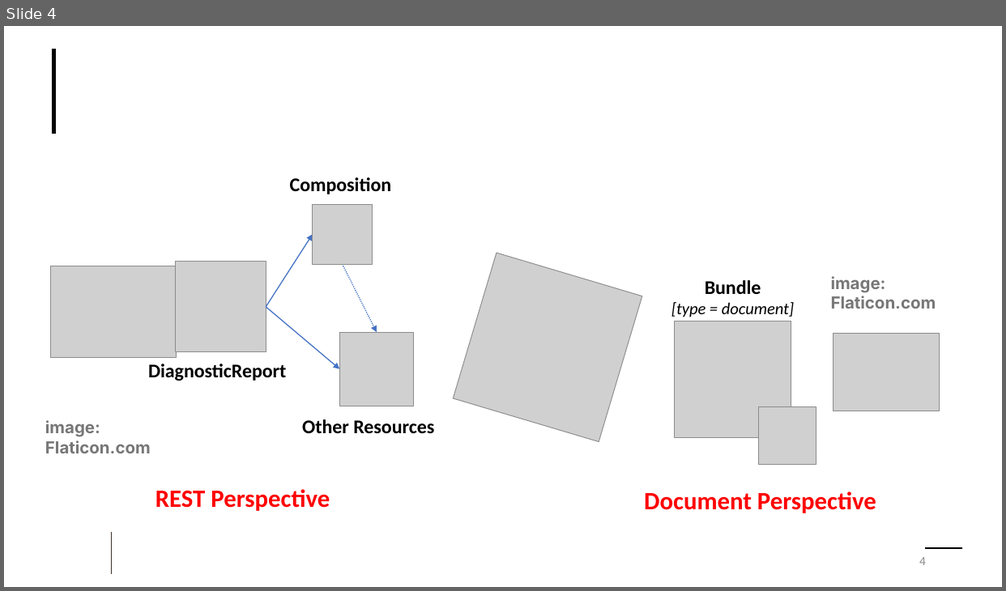
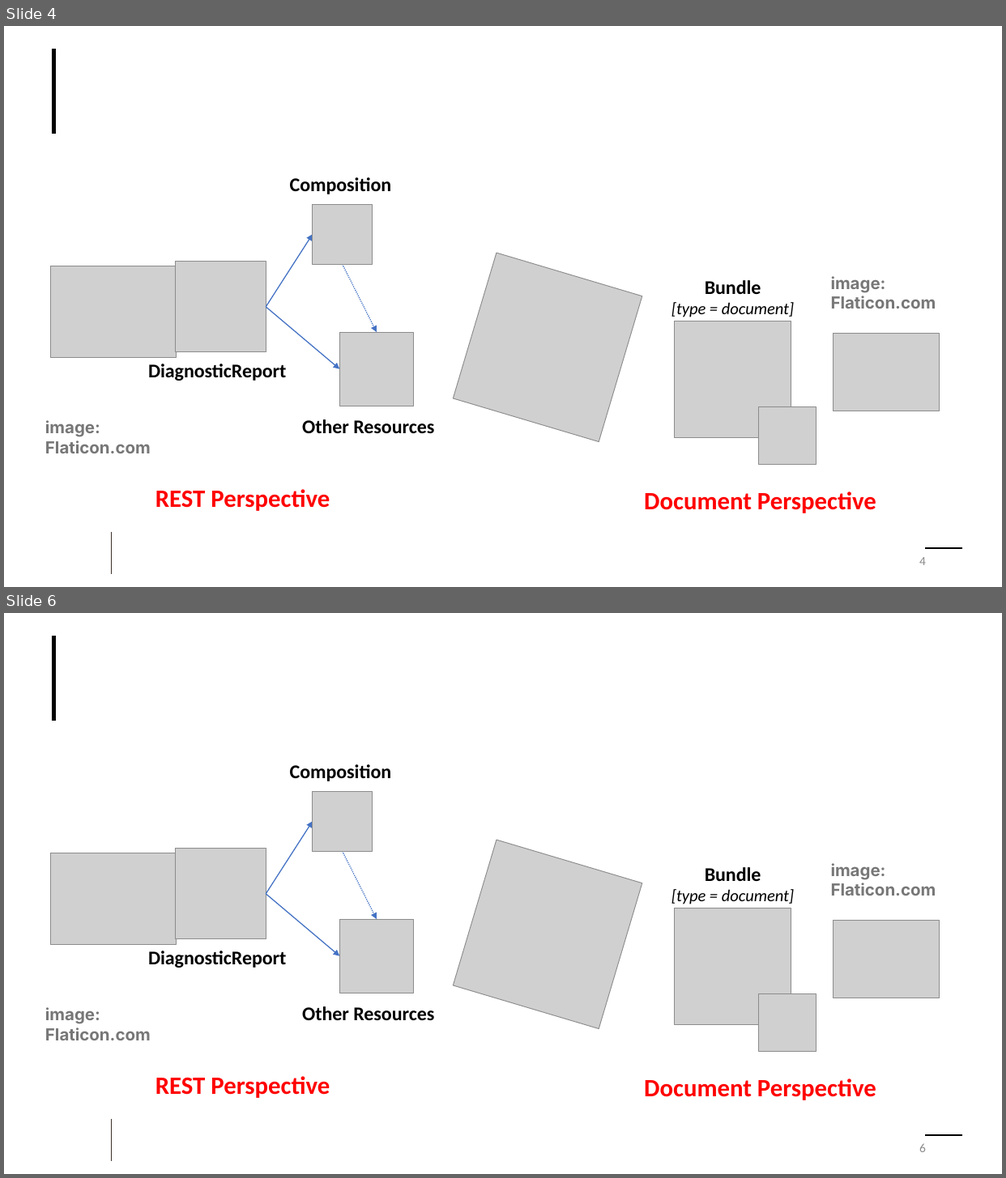
Before and after one commit to HL7/uv-lab-rep-ig, a slide deck: input/images-source/LabReportModel.pptx. Shown one above the other, each under a label of ours: slide 4 before the commit, slides 4 and 6 after it; the slides between them are not shown. The pictures are 1006x591 and 1006x1178 pixels, drawn with LibreOffice and Linux fonts; fonts in the diff are those of the drawing; grey boxes stand for pictures; background and template pictures are left out. Boxes give left, top, right and bottom in pixels: in the first picture for what was removed or moved away, otherwise in the second. Text is boxed around its words. In the diff, an @@ line names an element or a change of style, - is before the commit and + after.

```diff
--- a/input/images-source/LabReportModel.pptx
+++ b/input/images-source/LabReportModel.pptx
@@ slide 6 added at [4, 613, 1002, 1174], background #FFFFFF; not listed: 3 template elements that a slide beside it also shows @@
@@ text added at [290, 764, 392, 781], 18.7 pt, text #000000, bold @@
+Composition
@@ picture added at [313, 792, 373, 852] @@
@@ arrow added from (266, 894) to (313, 821), #4472C4 1 pt @@
@@ picture added at [50, 853, 177, 944] @@
@@ picture added at [176, 849, 266, 939] @@
@@ arrow added from (343, 851) to (377, 919), #4472C4 1 pt dashed @@
@@ picture added at [454, 840, 642, 1029] @@
@@ text added at [671, 867, 794, 905], 16 pt, text #000000, italic @@
+Bundle
+[type = document]
@@ text added at [831, 863, 936, 896], 16 pt, text #777777, bold @@
+image: Flaticon.com
@@ arrow added from (266, 894) to (339, 956), #4472C4 1 pt @@
@@ picture added at [339, 919, 414, 994] @@
@@ picture added at [675, 908, 791, 1024] @@
@@ picture added at [833, 921, 940, 999] @@
@@ text added at [148, 951, 286, 968], 18.7 pt, text #000000, bold @@
+DiagnosticReport
@@ picture added at [759, 994, 816, 1052] @@
@@ text added at [45, 1007, 151, 1041], 16 pt, text #777777, bold @@
+image: Flaticon.com
@@ text added at [302, 1007, 434, 1020], 18.7 pt, text #000000, bold @@
+Other Resources
@@ text added at [155, 1076, 330, 1098], 24 pt, text #FF0000, bold @@
+REST Perspective
@@ text added at [644, 1079, 876, 1101], 24 pt, text #FF0000, bold @@
+Document Perspective
@@ page number added at [919, 1144, 926, 1152], 12 pt, text #8C8C8C @@
+6
```
Also in this commit, not shown: 2 other slides added, 3 slides removed, 6 other files.
